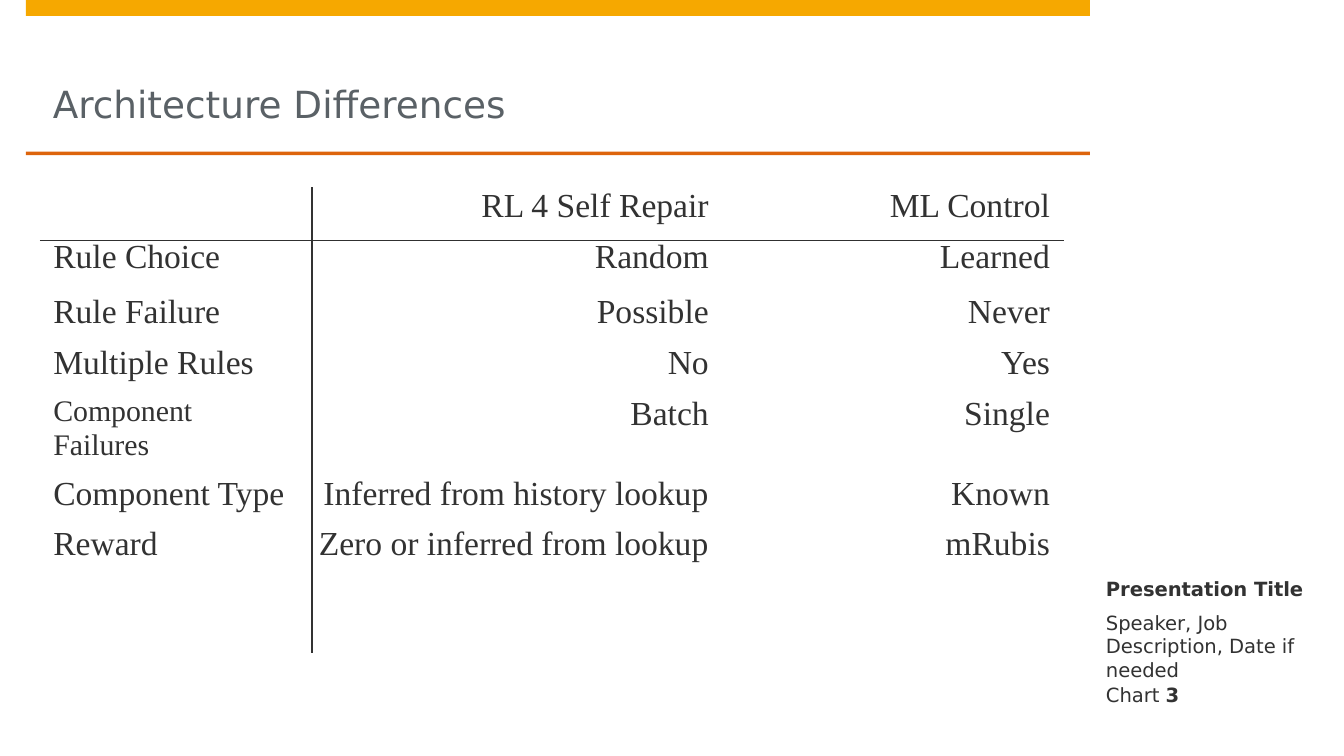
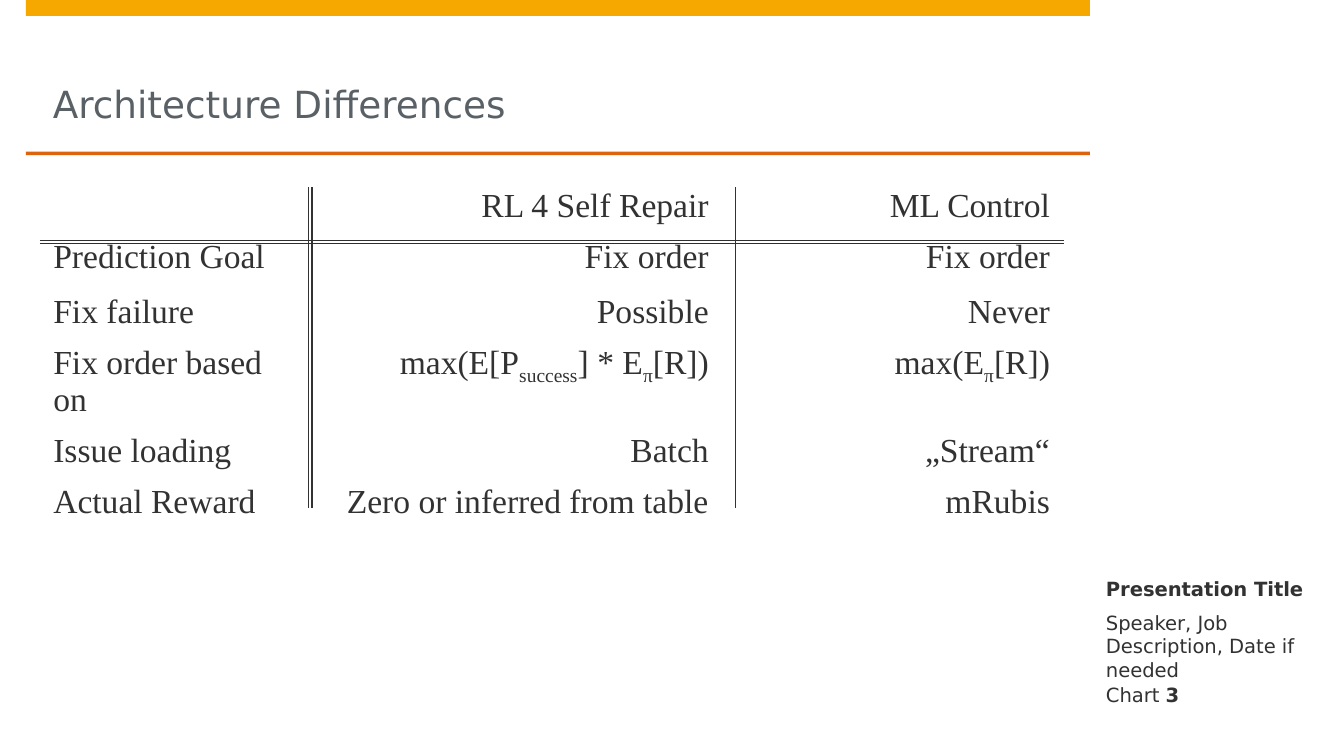
Before and after one commit to Phimanu/MachineLearningControl, a slide deck: slide 3 of mrubis_controller/presentation/MLC.pptx. Drawn at 1344x756 pixels with LibreOffice and Linux fonts; fonts in the diff are those of the drawing; background and template pictures are left out. Boxes give left, top, right and bottom in pixels: in the first picture for what was removed or moved away, otherwise in the second. Text is boxed around its words. In the diff, an @@ line names an element or a change of style, - is before the commit and + after.

```diff
--- a/mrubis_controller/presentation/MLC.pptx
+++ b/mrubis_controller/presentation/MLC.pptx
@@ table at [40,144,1064,518] @@
-row 2: Rule Choice | Random | Learned
-row 3: Rule Failure | Possible | Never
-row 4: Multiple Rules | No | Yes
-row 5: Component Failures | Batch | Single
-row 6: Component Type | Inferred from history lookup | Known
-row 7: Reward | Zero or inferred from lookup | mRubis
+row 2: Prediction Goal | Fix order | Fix order
+row 3: Fix failure | Possible | Never
+row 4: Fix order based on | max(E[Psuccess] * Eπ[R]) | max(Eπ[R])
+row 5: Issue loading | Batch | „Stream“
+row 6: Actual Reward | Zero or inferred from table | mRubis
@@ line added from (308, 188) to (308, 508), #323232 0.75 pt @@
@@ line moved from (312, 188) - (312, 653) to (312, 188) - (312, 508) @@
@@ line added from (735, 188) to (735, 508), #323232 0.75 pt @@
@@ line added from (40, 243) to (1063, 243), #313131 0.75 pt @@
```
Also in this commit, not shown: 2 other files.
